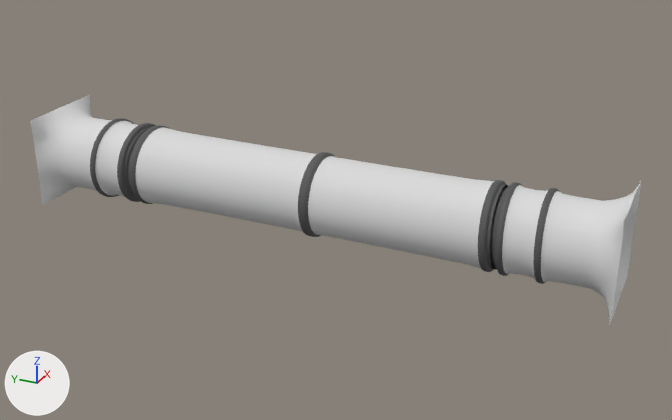
The FBX model DemoWorld/Assets/Models/straightPipe.fbx: old version first, new version second.
Rendered twice from a 50 mm lens placed at (-0.469, -1.056, 0.313), pointed at (-0.106, -0.893, 0.132). Lighting does not change. The marker at lower left points along +X, +Y and +Z. Where no turn or scale is listed for an object, it has been applied to the vertices.
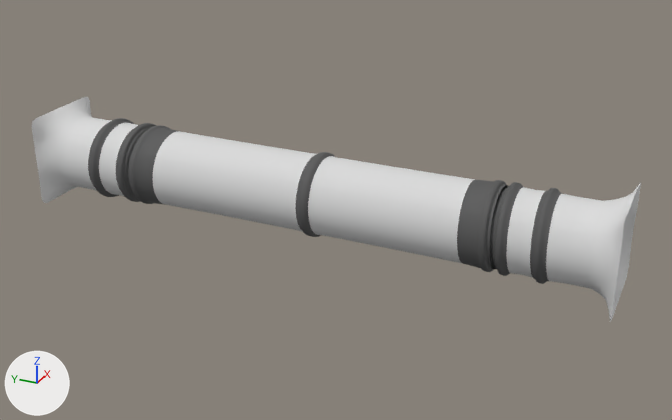
The newer file is also turned or shifted as a whole; pictures and numbers use the older file's frame.

Edits to the bpy script that builds the scene:
```text
Change me_mesh:
    used by ob_pcylinder18; location = (-0.1079, -0.8831, 0.1387)
    remove me_mesh.from_pydata(...)  # 4416 vertices, 4320 faces; spans x -0.023..0.023, y -0.141..0.145, z -0.023..0.023
    add me_mesh.from_pydata(...)  # 4272 vertices, 4128 faces; spans x -0.023..0.023, y -0.141..0.145, z -0.023..0.023
    me_mesh part 1: 428 faces spanning x -0.02..0.02, y -0.113..0.117, z -0.019..0.02 switch from mat_metalpipe (light grey #dbdbdb) to mat_pipecover (dark grey #585858)
```

What differs and where, as boxes [x1, y1, x2, y2] in the pictures (672 x 420 px):
'pCylinder18', reshaped: before [31, 95, 642, 325]; after [32, 97, 641, 322]
part 1 of me_mesh, recoloured (white to grey): [88, 121, 563, 282] in both
